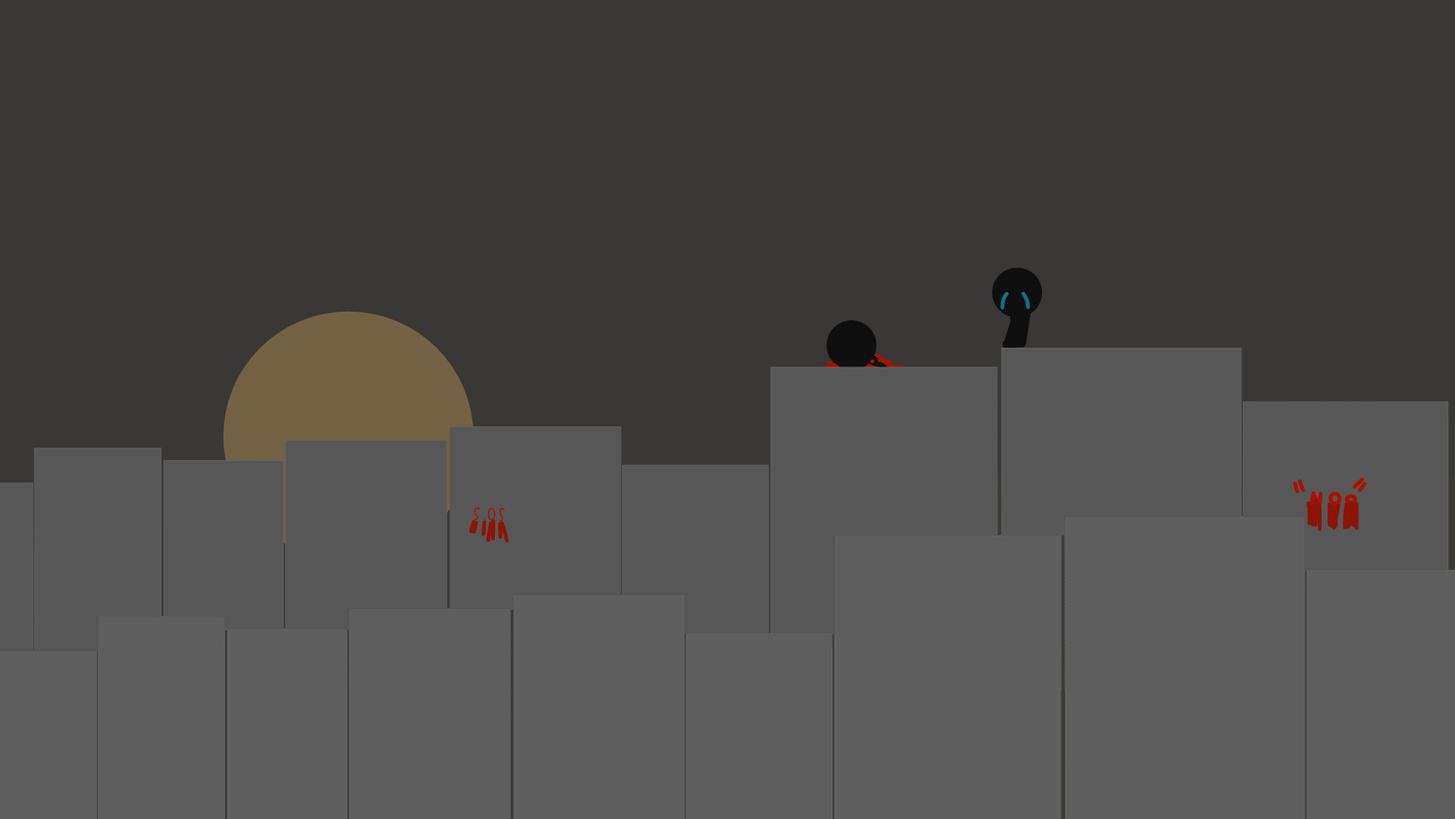
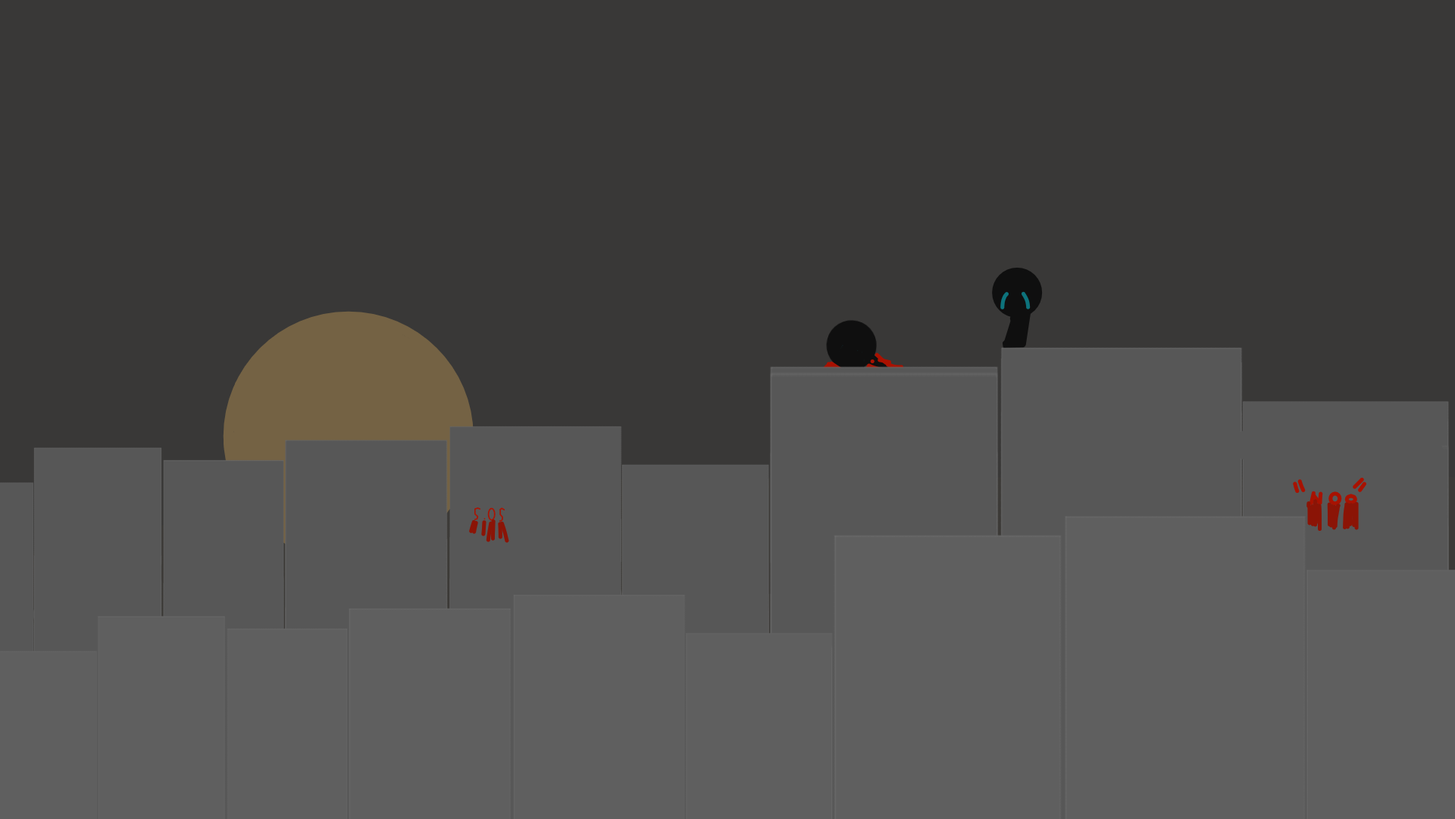
Comparing the layer stacks of the two (1455, 819) images. Changes:
moved "Part 1" above "Part 2", painted on it over bbox(0, 485, 1450, 819)
painted on "Part 2" over bbox(0, 357, 1450, 819)
painted on "people" over bbox(776, 357, 1003, 437)
painted on "Sun" over bbox(0, 357, 1450, 819)
painted on "Background" over bbox(0, 357, 1450, 819)
